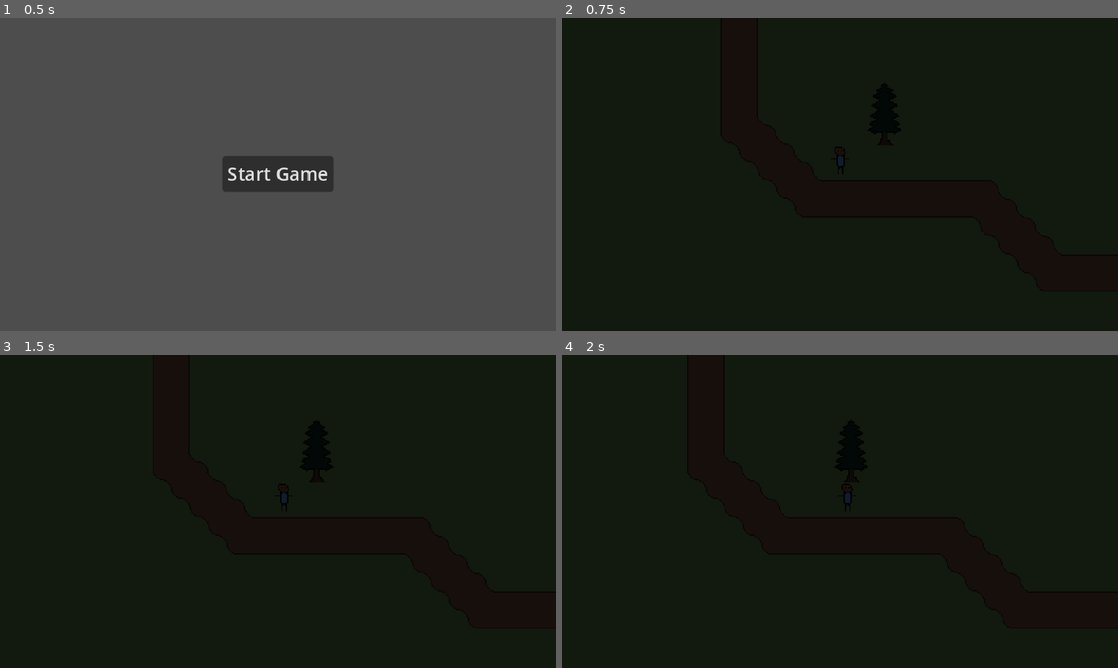
Above: before the commit, frames 1-4 (two rows, left to right).
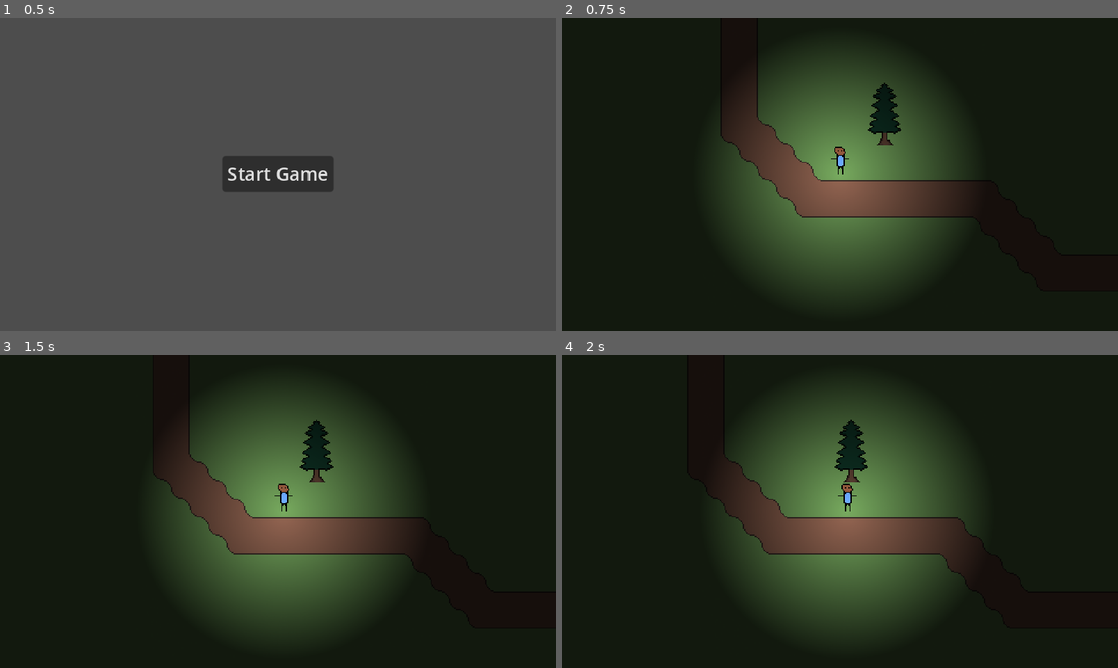
Above: after the commit, the same moments.

Repository: StormLight14/nightfall-mirror
Game: Godot game, scene res://menus/main/main_menu.tscn
The game is run twice, just before and just after one commit, with the same random seed, the same clock (stepped at 60 frames per second) and the same inputs.
Inputs:
- Up to frame 1 (0.5 s): no input
- Up to frame 2 (0.75 s): click "Start Game" at 0.5 s
- Up to frame 3 (1.5 s): tap Enter at 1.25 s; hold D (right) from 1.28 s (still down)
- Up to frame 4 (2 s): keep holding D (right)

Frame 1 is identical in both runs. In frame 2, 26% of the frame differs, in the area x 27-73%, y 10-90%; in frame 3, 26%; in frame 4, 26%, in the area x 29-74%, y 10-90%.

Commit message:
fix tilemap weirdness with light

Diff:
--- a/entities/player/player.tscn
+++ b/entities/player/player.tscn
@@ -1,7 +1,8 @@
-[gd_scene load_steps=4 format=3 uid="uid://dnl4avpgx1x7o"]
+[gd_scene load_steps=5 format=3 uid="uid://dnl4avpgx1x7o"]
 
 [ext_resource type="Script" path="res://entities/player/player.gd" id="1_sb3re"]
 [ext_resource type="Texture2D" uid="uid://co6q42o3lq27x" path="res://entities/player/placeholder.png" id="2_gmty6"]
+[ext_resource type="Texture2D" uid="uid://dw6aaaccdr5h5" path="res://entities/player/player_light_texture.webp" id="2_mstgv"]
 
 [sub_resource type="CapsuleShape2D" id="CapsuleShape2D_ewl3r"]
 radius = 4.0
@@ -10,6 +11,9 @@
 [node name="Player" type="CharacterBody2D"]
 collision_layer = 4
 script = ExtResource("1_sb3re")
+
+[node name="NightLight" type="PointLight2D" parent="."]
+texture = ExtResource("2_mstgv")
 
 [node name="Sprite2D" type="Sprite2D" parent="."]
 texture = ExtResource("2_gmty6")
--- a/scenes/main/island.tscn
+++ b/scenes/main/island.tscn
@@ -195,15 +195,18 @@
 
 [node name="LevelLighting" type="CanvasModulate" parent="."]
 light_mask = 2
+visibility_layer = 2
 color = Color(0.176419, 0.176419, 0.176419, 1)
 
 [node name="Grass" type="TileMapLayer" parent="."]
+light_mask = 0
 material = SubResource("CanvasItemMaterial_k5adq")
 tile_map_data = PackedByteArray("AAD///7/BAACAAEAAAAAAP7/BAACAAEAAAAAAP//BAACAAEAAAD/////BAACAAEAAAD+////BAACAAEAAAD+// …(40528 unchanged characters)…
 tile_set = SubResource("TileSet_t0bn7")
 script = ExtResource("2_f2mfn")
 
 [node name="Path" type="TileMapLayer" parent="."]
+light_mask = 0
 material = SubResource("CanvasItemMaterial_03ujr")
 tile_map_data = PackedByteArray("AAD6//3/AAACAAEAAAD7//3/AAACAAEAAAD7//7/AAACAAEAAAD6//7/AAACAAEAAAD5//7/AAABAAAAAAD5// …(5072 unchanged characters)…
 tile_set = SubResource("TileSet_kaj8d")
Binary file added: entities/player/player_light_texture.webp
Not shown, added: entities/player/player_light_texture.webp.import
